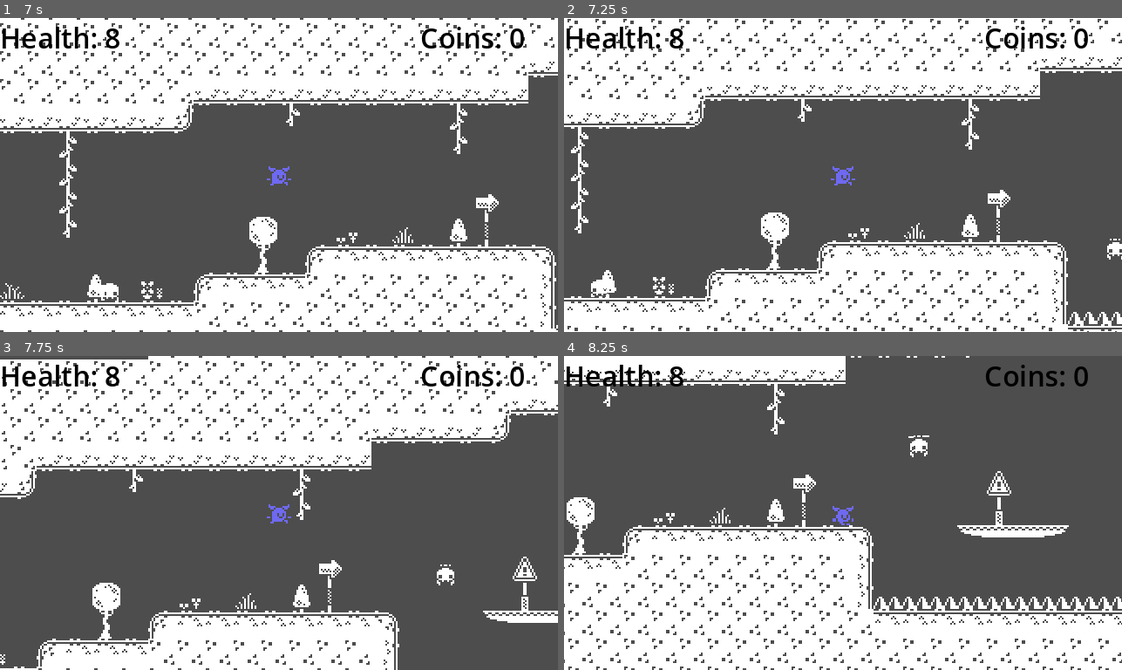
Above: before the commit, frames 1-4 (two rows, left to right).
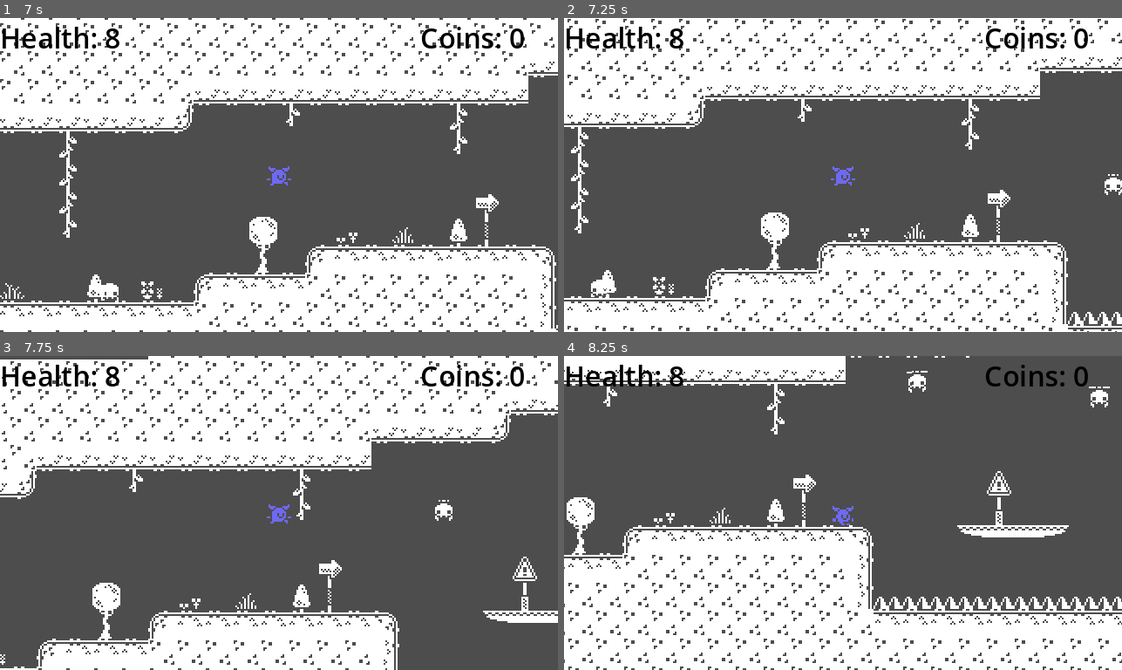
Above: after the commit, the same moments.

Repository: emilykrohn/2DPlatformer
Game: Godot game, scene res://main.tscn
Two runs of this game, one before a commit and one after it. Both use one fixed random seed, a clock stepped at 60 frames per second and the inputs below.
Inputs:
- Up to frame 1 (7 s): tap Enter (ui_accept) at 0.5, 0.77, 1.52, 3.02, 3.77, 4.52, 6.02, 6.77 s; hold Right (ui_right) 0.53-2.03 s; hold Left (ui_left) 2.03-4.28 s; hold Right (ui_right) from 4.28 s (still down)
- Up to frame 2 (7.25 s): keep holding Right (ui_right)
- Up to frame 3 (7.75 s): keep holding Right (ui_right); tap Enter (ui_accept) at 7.52 s
- Up to frame 4 (8.25 s): release Right (ui_right) at 8.03 s; hold Left (ui_left) from 8.03 s (still down)

Frame 1 is identical in both runs. In frame 2, 0.2% of the frame differs, in the area x 96-100%, y 49-77%; in frame 3, 0.2%; in frame 4, 0.4%, in the area x 61-98%, y 4-33%.

Commit message:
Add two more flying enemies to main scene

Diff:
--- a/flying_enemy.tscn
+++ b/flying_enemy.tscn
@@ -25,6 +25,7 @@
 radius = 6.08276
 
 [node name="FlyingEnemy" type="RigidBody2D"]
+rotation = 4.71239
 collision_layer = 2
 collision_mask = 2
 gravity_scale = 0.0
--- a/main.gd
+++ b/main.gd
@@ -4,3 +4,5 @@
 	const move_speed := 50.0
 	$Enemy1Path/PathFollow2D.progress += move_speed * delta
 	$FlyingEnemy1Path/PathFollow2D.progress += move_speed * delta
+	$FlyingEnemy2Path/PathFollow2D.progress += move_speed * delta
+	$FlyingEnemy3Path/PathFollow2D.progress += move_speed * delta
--- a/main.tscn
+++ b/main.tscn
@@ -1268,7 +1268,19 @@
 
 [sub_resource type="Curve2D" id="Curve2D_ierru"]
 _data = {
-"points": PackedVector2Array(0, 0, 0, 0, 473, -118, 0, 0, 0, 0, 476, -5, 0, 0, 0, 0, 473, -118)
+"points": PackedVector2Array(0, 0, 0, 0, 473, -119, 0, 0, 0, 0, 475, -15, 0, 0, 0, 0, 473, -119)
+}
+point_count = 3
+
+[sub_resource type="Curve2D" id="Curve2D_qr4mw"]
+_data = {
+"points": PackedVector2Array(0, 0, 0, 0, -3, -38, 0, 0, 0, 0, -2, 72, 0, 0, 0, 0, -3, -38)
+}
+point_count = 3
+
+[sub_resource type="Curve2D" id="Curve2D_vwjqv"]
+_data = {
+"points": PackedVector2Array(0, 0, 0, 0, 685, -174, 0, 0, 0, 0, 688, -45, 0, 0, 0, 0, 685, -174)
 }
 point_count = 3
 
@@ -1360,12 +1372,32 @@
 curve = SubResource("Curve2D_ierru")
 
 [node name="PathFollow2D" type="PathFollow2D" parent="FlyingEnemy1Path"]
-position = Vector2(473, -118)
+position = Vector2(473, -119)
 rotation = 1.55728
 rotates = false
 
 [node name="FlyingEnemy" parent="FlyingEnemy1Path/PathFollow2D" instance=ExtResource("11_aiqc2")]
-rotation = 4.71239
+
+[node name="FlyingEnemy2Path" type="Path2D" parent="."]
+position = Vector2(580, -96)
+curve = SubResource("Curve2D_qr4mw")
+
+[node name="PathFollow2D" type="PathFollow2D" parent="FlyingEnemy2Path"]
+position = Vector2(-3, -38)
+rotation = 1.56171
+rotates = false
+
+[node name="FlyingEnemy" parent="FlyingEnemy2Path/PathFollow2D" instance=ExtResource("11_aiqc2")]
+
+[node name="FlyingEnemy3Path" type="Path2D" parent="."]
+curve = SubResource("Curve2D_vwjqv")
+
+[node name="PathFollow2D" type="PathFollow2D" parent="FlyingEnemy3Path"]
+position = Vector2(685, -174)
+rotation = 1.54754
+rotates = false
+
+[node name="FlyingEnemy" parent="FlyingEnemy3Path/PathFollow2D" instance=ExtResource("11_aiqc2")]
 
 [connection signal="body_entered" from="Ladder/Area2D" to="Ladder" method="_on_area_2d_body_entered"]
 [connection signal="body_exited" from="Ladder/Area2D" to="Ladder" method="_on_area_2d_body_exited"]
Not shown: 1 places in main.tscn that only renumber resources
